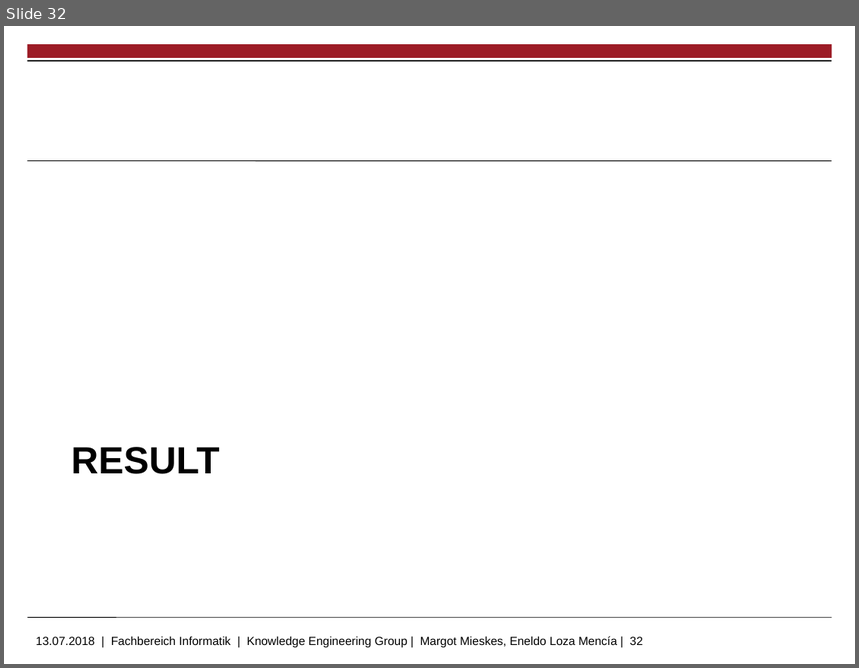
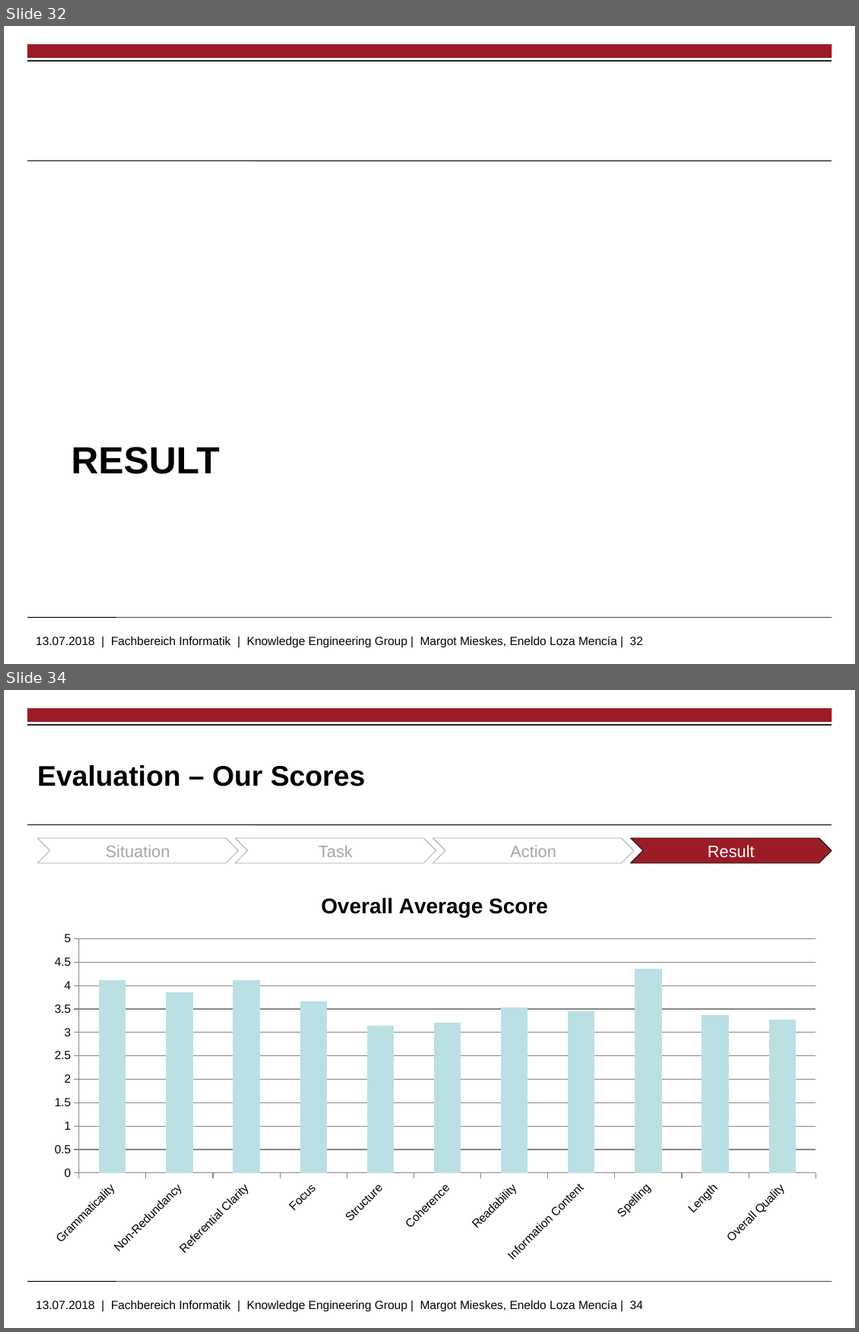
Before and after one commit to markushoehn/Auto_TextSum, a slide deck: presentation/20180713 Gruppe 5 - final.pptx. Shown one above the other, each under a label of ours: slide 32 before the commit, slides 32 and 34 after it; the slides between them are not shown. The pictures are 859x668 and 859x1332 pixels, drawn with LibreOffice and Linux fonts; fonts in the diff are those of the drawing; background and template pictures are left out. Boxes give left, top, right and bottom in pixels: in the first picture for what was removed or moved away, otherwise in the second. Text is boxed around its words. In the diff, an @@ line names an element or a change of style, - is before the commit and + after.

```diff
--- a/presentation/20180713 Gruppe 5 - final.pptx
+++ b/presentation/20180713 Gruppe 5 - final.pptx
@@ slide 34 added at (x1=4, y1=690, x2=855, y2=1328), background #FFFFFF; not listed: 5 template elements that a slide beside it also shows @@
@@ title added at (x1=37, y1=765, x2=365, y2=787), 24 pt, text #000000, bold @@
+Evaluation – Our Scores
@@ chevron added at (x1=37, y1=838, x2=238, y2=863), fill #FFFFFF, outline #A6A6A6 0.5 pt, 14 pt, text #A6A6A6 @@
+Situation
@@ chevron added at (x1=236, y1=838, x2=436, y2=863), fill #FFFFFF, outline #A6A6A6 0.5 pt, 14 pt, text #A6A6A6 @@
+Task
@@ chevron added at (x1=433, y1=838, x2=634, y2=863), fill #FFFFFF, outline #A6A6A6 0.5 pt, 14 pt, text #A6A6A6 @@
+Action
@@ chevron added at (x1=630, y1=838, x2=832, y2=863), fill #9C1C26, outline #000000 0.5 pt, 14 pt, text #FFFFFF @@
+Result
@@ column chart added at (x1=37, y1=875, x2=832, y2=1271) @@
+title "Overall Average Score"
+categories: Grammaticality, Non-Redundancy, Referential Clarity, Focus, Structure, Coherence, Readability, Information Content, Spelling, Length, Overall Quality
+Overall Average Score: 4.1, 3.9, 4.1, 3.7, 3.1, 3.2, 3.5, 3.5, 4.4, 3.4, 3.3
```
Also in this commit, not shown: 1 slide changed, 2 other slides added.
